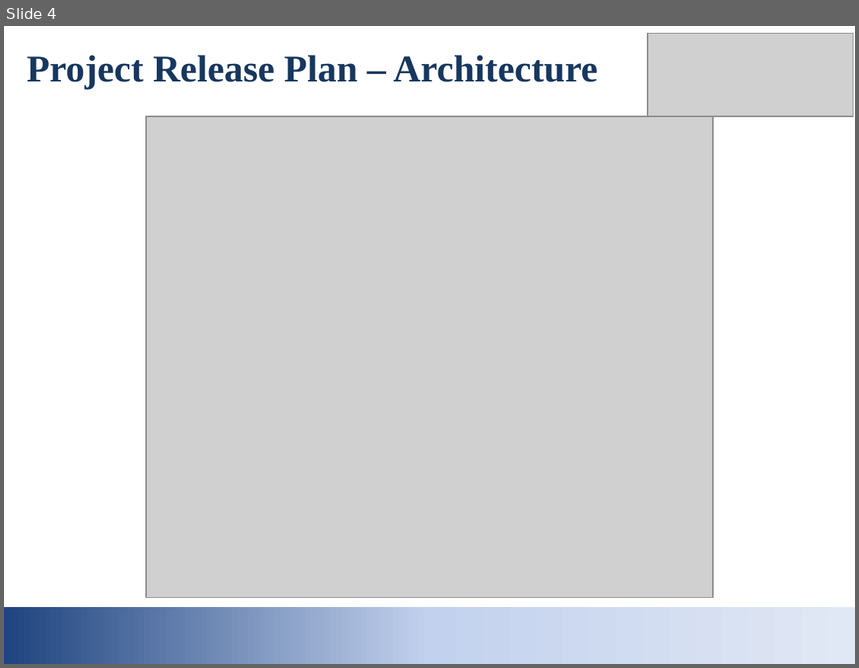
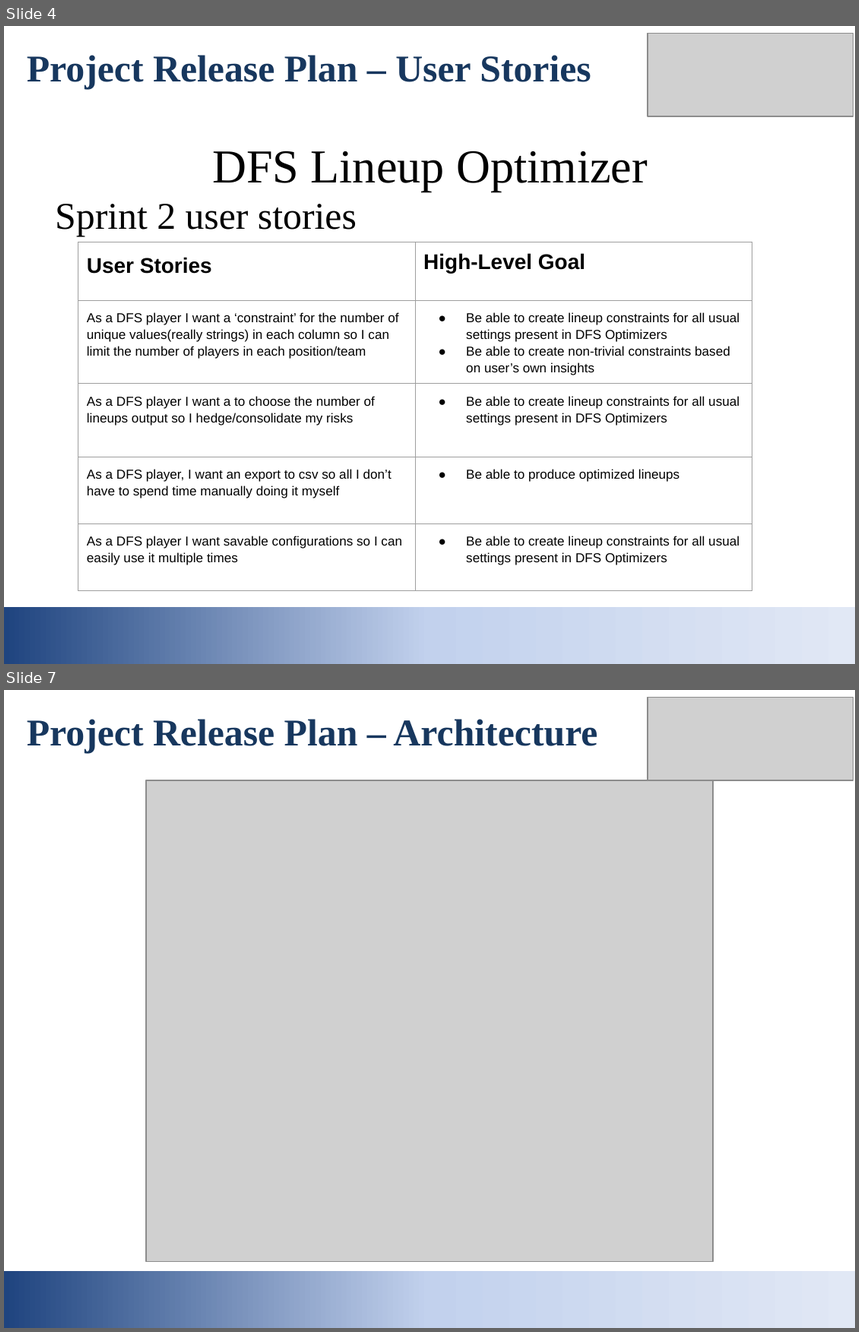
Before and after one commit to gautam0826/DFS-Optimizer, a slide deck: Project Release Plan.pptx. Shown one above the other, each under a label of ours: slide 4 before the commit, slides 4 and 7 after it; the slides between them are not shown. The pictures are 859x668 and 859x1332 pixels, drawn with LibreOffice and Linux fonts; fonts in the diff are those of the drawing; grey boxes stand for pictures. Boxes give left, top, right and bottom in pixels: in the first picture for what was removed or moved away, otherwise in the second. Text is boxed around its words. In the diff, an @@ line names an element or a change of style, - is before the commit and + after.

```diff
--- a/Project Release Plan.pptx
+++ b/Project Release Plan.pptx
@@ slide 4 added at bbox=[4, 26, 855, 664], background #FFFFFF @@
@@ picture added at bbox=[648, 33, 854, 116] @@
@@ text added at bbox=[27, 55, 591, 89], 32 pt, text #17375E, bold @@
+Project Release Plan – User Stories
@@ title added at bbox=[212, 151, 648, 192], 40 pt, text #000000 @@
+DFS Lineup Optimizer
@@ text added at bbox=[55, 204, 357, 237], 32 pt, text #000000 @@
+Sprint 2 user stories
@@ table added at bbox=[78, 242, 752, 569], 5 rows, 2 columns @@
+User Stories | High-Level Goal
+As a DFS player I want a ‘constraint’ for the number of unique values(really strings) in each column so I can limit the number of players in each position/team | Be able to create lineup constraints for all usual settings present in DFS Optimizers / Be able to create non-trivial constraints based on user’s own insights
+As a DFS player I want a to choose the number of lineups output so I hedge/consolidate my risks | Be able to create lineup constraints for all usual settings present in DFS Optimizers
+As a DFS player, I want an export to csv so all I don’t have to spend time manually doing it myself | Be able to produce optimized lineups
+As a DFS player I want savable configurations so I can easily use it multiple times | Be able to create lineup constraints for all usual settings present in DFS Optimizers
@@ rectangle added at bbox=[4, 607, 855, 664], fill gradient #1F447F to #C2D1ED to #E1E8F5 @@
@@ what was slide 4 is now slide 7 @@
```
Also in this commit, not shown: 5 slides changed, 2 other slides added, 1 other file.
